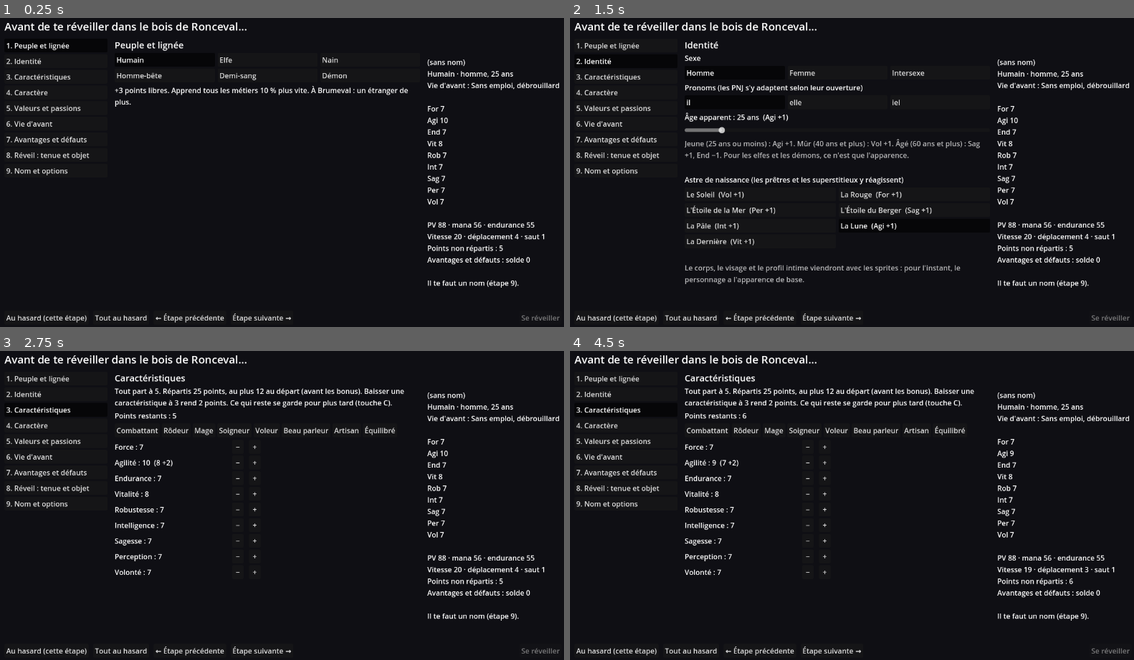
Above: before the commit, frames 1-4 (two rows, left to right).
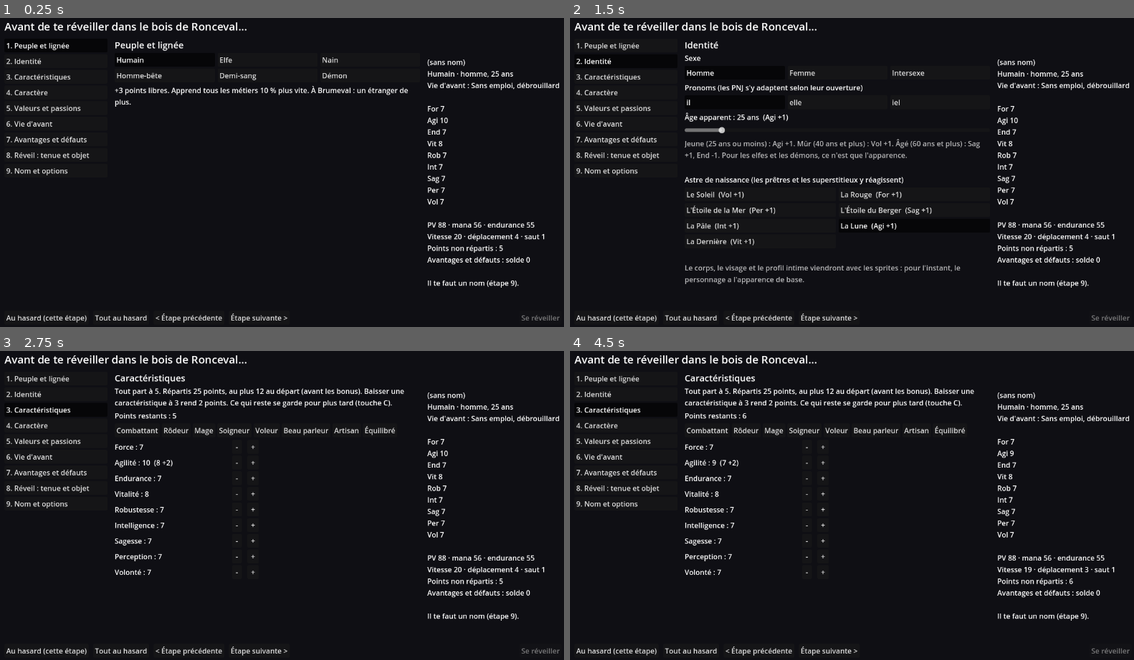
Above: after the commit, the same moments.

Repository: triphopsama/test
Game: Godot game, scene res://scenes/monde.tscn
The game is run twice, just before and just after one commit, with the same random seed, the same clock (stepped at 60 frames per second) and the same inputs.
Inputs (mouse positions are in pixels of both pictures, inside the frame that each line leads up to):
- Up to frame 1 (0.25 s): no input
- Up to frame 2 (1.5 s): click "1. Peuple et lignée" at 0.5 s; click "2. Identité" at 1.25 s
- Up to frame 3 (2.75 s): click "3. Caractéristiques" at 2 s
- Up to frame 4 (4.5 s): click (806, 446) at 2.75 s, where only the run after the commit has a clickable "-"; click "+" at 3.5 s; click (806, 462) at 4.25 s, where only the run after the commit has a clickable "-"

The runs differ from the first frame. In frame 1, 0.3% of the frame differs, in the area x 27-52%, y 95-99%; in frame 2, 0.6%, in the area x 25-61%, y 43-99%; in frame 3, 0.3%; in frame 4, 0.3%.

Commit message:
Version web du prototype (export navigateur)
Préréglage d'export Web, script qui coupe le moteur en morceaux recollés
par la page, et remplacement des flèches que la police web n'affiche pas.

Co-Authored-By: Claude Opus 5.5 (1M context) <noreply@anthropic.com>
Claude-Session: https://claude.ai/code/session_01UWHav62J9Q6QacjUbMxKqb

Diff:
--- a/brumeval/scripts/combat.gd
+++ b/brumeval/scripts/combat.gd
@@ -226,11 +226,11 @@
 				simu[c] += _vitesse(c) * temps
 		simu[prochain] = 0.0
 		noms.append(prochain.nom)
-	_ordre.text = "Ordre : " + " → ".join(noms)
+	_ordre.text = "Ordre : " + " > ".join(noms)
 	var lignes := []
 	for c in combattants:
 		var niv := " (niv %d)" % c.niveau if monde.fiche and monde.fiche.vie == "joueur" and not c.est_joueur else ""
-		lignes.append("%s%s%s : %s" % ["▶ " if c == actif else "", c.nom, niv, c.etat_texte()])
+		lignes.append("%s%s%s : %s" % ["> " if c == actif else "", c.nom, niv, c.etat_texte()])
 	_info.text = "\n".join(lignes)
 
 
--- a/brumeval/scripts/combattant.gd
+++ b/brumeval/scripts/combattant.gd
@@ -170,7 +170,7 @@
 	"jeu_pouvoir": {"nom": "Jeu de pouvoir", "type": "hors_combat", "cond": {"Vol": 12},
 		"desc": "Domination ou soumission consentie, avec un mot d'arrêt toujours respecté. Silas l'enseigne ; un pacte en tient lieu."},
 	"discretion": {"nom": "Discrétion", "type": "hors_combat", "cond": {"Int": 8},
-		"desc": "Tes nuits s'ébruitent moins (25 % → 10 %). Silas, Mouche l'enseignent."},
+		"desc": "Tes nuits s'ébruitent moins (de 25 % à 10 %). Silas, Mouche l'enseignent."},
 	"art_aimer": {"nom": "Art d'aimer", "type": "hors_combat",
 		"desc": "Vient avec la première nuit ; monte d'un niveau toutes les trois nuits (jusqu'à 10) : +3 % de plaisir par niveau."},
 }
--- a/brumeval/scripts/creation.gd
+++ b/brumeval/scripts/creation.gd
@@ -73,8 +73,8 @@
 		for i in ETAPES.size():
 			_hasard(i)
 		_afficher())
-	_bouton_simple(bas, "← Étape précédente", func(): etape = maxi(0, etape - 1); _afficher())
-	_bouton_simple(bas, "Étape suivante →", func(): etape = mini(ETAPES.size() - 1, etape + 1); _afficher())
+	_bouton_simple(bas, "< Étape précédente", func(): etape = maxi(0, etape - 1); _afficher())
+	_bouton_simple(bas, "Étape suivante >", func(): etape = mini(ETAPES.size() - 1, etape + 1); _afficher())
 	var vide := Control.new()
 	vide.size_flags_horizontal = Control.SIZE_EXPAND_FILL
 	bas.add_child(vide)
@@ -216,7 +216,7 @@
 	curseur.value_changed.connect(func(v): c.age = int(v))
 	curseur.drag_ended.connect(func(_x): _afficher())
 	_contenu.add_child(curseur)
-	_texte("Jeune (25 ans ou moins) : Agi +1. Mûr (40 ans et plus) : Vol +1. Âgé (60 ans et plus) : Sag +1, End −1. Pour les elfes et les démons, ce n'est que l'apparence.", true)
+	_texte("Jeune (25 ans ou moins) : Agi +1. Mûr (40 ans et plus) : Vol +1. Âgé (60 ans et plus) : Sag +1, End -1. Pour les elfes et les démons, ce n'est que l'apparence.", true)
 	_texte("\nAstre de naissance (les prêtres et les superstitieux y réagissent)")
 	var opts := []
 	for k in CreationDonnees.ASTRES:
@@ -249,7 +249,7 @@
 		l.custom_minimum_size = Vector2(250, 0)
 		grille.add_child(l)
 		var moins := Button.new()
-		moins.text = " − "
+		moins.text = " - "
 		moins.disabled = r <= -2
 		moins.pressed.connect(func(): c.repartition[s] = r - 1; _afficher())
 		grille.add_child(moins)
@@ -263,7 +263,7 @@
 
 
 func _etape_caractere() -> void:
-	_texte("Un archétype pour aller vite. Les traits vont de −100 à +100, comme pour les PNJ, et changeront avec ta vie.")
+	_texte("Un archétype pour aller vite. Les traits vont de -100 à +100, comme pour les PNJ, et changeront avec ta vie.")
 	var opts := []
 	for k in CreationDonnees.ARCHETYPES:
 		var t: Dictionary = CreationDonnees.ARCHETYPES[k].traits
@@ -304,7 +304,7 @@
 			if (t.cout > 0) != (titre == "Avantages"):
 				continue
 			var b := Button.new()
-			b.text = "%s (%s%d) : %s" % [t.nom, "−" if t.cout > 0 else "+", absi(t.cout), t.texte]
+			b.text = "%s (%s%d) : %s" % [t.nom, "-" if t.cout > 0 else "+", absi(t.cout), t.texte]
 			b.toggle_mode = true
 			b.button_pressed = k in c.traits
 			b.alignment = HORIZONTAL_ALIGNMENT_LEFT
--- a/brumeval/scripts/creation_donnees.gd
+++ b/brumeval/scripts/creation_donnees.gd
@@ -28,7 +28,7 @@
 	"nain": {
 		"forge": {"nom": "Clan de la Forge", "stats": {}, "texte": "Métiers de forge +20 % d'expérience (plus tard)."},
 		"profondeurs": {"nom": "Clan des Profondeurs", "stats": {"End": 1}, "texte": "End +1, Sentir la roche (plus tard)."},
-		"marchand": {"nom": "Clan Marchand", "stats": {}, "texte": "Estimation ; prix −5 % chez les nains (Rosalie)."},
+		"marchand": {"nom": "Clan Marchand", "stats": {}, "texte": "Estimation ; prix -5 % chez les nains (Rosalie)."},
 	},
 	"homme_bete": {
 		"chat": {"nom": "Chat", "stats": {"Agi": 2, "Per": 1}, "texte": "Oreilles, queue, yeux fendus ; retombe toujours sur ses pieds."},
@@ -122,8 +122,8 @@
 	"chanceux": {"nom": "Chanceux", "cout": 2, "texte": "Une fois par combat, un coup raté est rejoué."},
 	"trouvaille": {"nom": "Trouvaille", "cout": 1, "texte": "Butin un peu meilleur : plus de cuivre dans les poches."},
 	"tireur": {"nom": "Œil de tireur", "cout": 2, "texte": "Toucher à distance +10 %."},
-	"fragile": {"nom": "Fragile", "cout": -2, "texte": "PV −15 %."},
-	"mauvaise_vue": {"nom": "Mauvaise vue", "cout": -1, "texte": "Toucher à distance −10 %, sauf avec des lunettes."},
+	"fragile": {"nom": "Fragile", "cout": -2, "texte": "PV -15 %."},
+	"mauvaise_vue": {"nom": "Mauvaise vue", "cout": -1, "texte": "Toucher à distance -10 %, sauf avec des lunettes."},
 	"maladroit": {"nom": "Maladroit", "cout": -1, "texte": "Les jets ratés de fabrication cassent parfois l'outil (plus tard)."},
 	"phobie_noir": {"nom": "Phobie du noir", "cout": -2, "texte": "Malus et risque de panique dans le noir (plus tard)."},
 	"phobie_eau": {"nom": "Phobie de l'eau", "cout": -2, "texte": "Malus et risque de panique près de l'eau (plus tard)."},
@@ -132,8 +132,8 @@
 	"grande_gueule": {"nom": "Grande gueule", "cout": -1, "texte": "Répète parfois des secrets (plus tard)."},
 	"sang_chaud": {"nom": "Sang chaud", "cout": -1, "texte": "Une insulte te pousse à la bagarre (plus tard)."},
 	"coeur": {"nom": "Cœur d'artichaut", "cout": -1, "texte": "Tombe amoureux vite (plus tard)."},
-	"louche": {"nom": "Air louche", "cout": -1, "texte": "Corentin, le garde, se méfie de toi (−15)."},
-	"ferme_magie": {"nom": "Fermé à la magie", "cout": -3, "texte": "Mana −40 %, mais Volonté +2."},
+	"louche": {"nom": "Air louche", "cout": -1, "texte": "Corentin, le garde, se méfie de toi (-15)."},
+	"ferme_magie": {"nom": "Fermé à la magie", "cout": -3, "texte": "Mana -40 %, mais Volonté +2."},
 	"malchanceux": {"nom": "Malchanceux", "cout": -2, "texte": "Une fois par combat, un coup réussi est rejoué."},
 	"ennemi": {"nom": "Ennemi", "cout": -2, "texte": "Quelqu'un du village t'en veut sans raison claire (choisi par le jeu)."},
 }
@@ -190,7 +190,7 @@
 
 # ---------------------------------------------------------------- calculs
 
-## Bonus d'âge apparent : jeune Agi +1, mûr Vol +1, âgé Sag +1 et End −1 (pas pour les elfes et les démons).
+## Bonus d'âge apparent : jeune Agi +1, mûr Vol +1, âgé Sag +1 et End -1 (pas pour les elfes et les démons).
 static func bonus_age(c: Dictionary) -> Dictionary:
 	if c.get("peuple", "") in ["elfe", "demon"]:
 		return {}
--- a/brumeval/scripts/fenetres.gd
+++ b/brumeval/scripts/fenetres.gd
@@ -228,7 +228,7 @@
 		if bonus != 0:
 			texte += " (%d %+d)" % [f.stats[s], bonus]
 		if s in fav:
-			texte += "  ★"
+			texte += "  *"
 		if f.points > 0:
 			texte += "   [+1]"
 		_ligne(texte, _monter.bind(s), ROLES[s] + (" · favorite de ta classe : elle monte d'office à chaque niveau" if s in fav else ""), f.points > 0)
Not shown, added: brumeval/export_presets.cfg
Not shown, added: brumeval/outils/exporter_web.sh
Not shown, added: brumeval/outils/page_web.py
